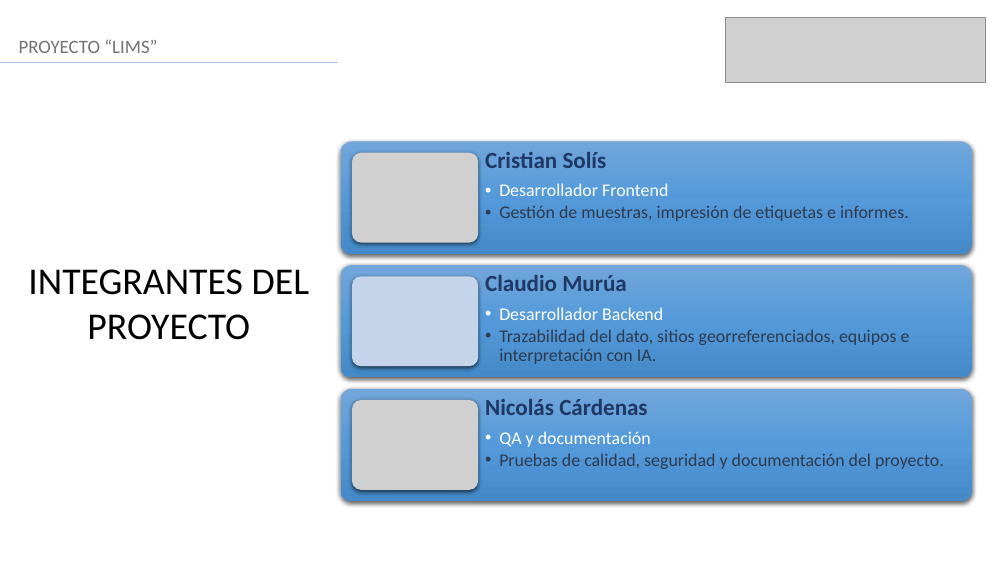
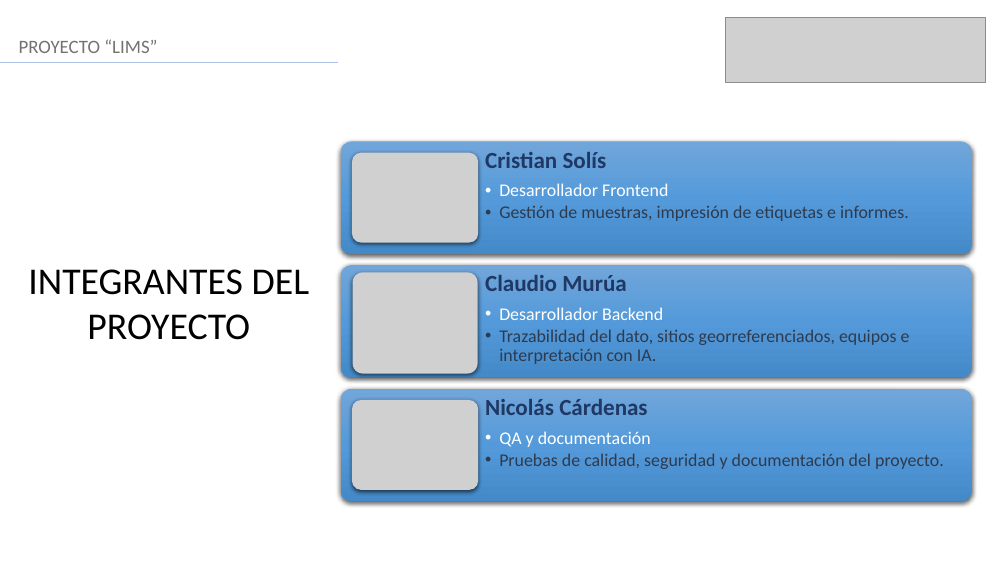
Before and after one commit to NicolasCardenas1/ConectaGo, a slide deck: slide 2 of Fase 3/Evidencias grupales/Presentacion Final del proyecto (Español).pptx. Drawn at 1008x567 pixels with LibreOffice and Linux fonts; fonts in the diff are those of the drawing; grey boxes stand for pictures. Boxes give left, top, right and bottom in pixels: in the first picture for what was removed or moved away, otherwise in the second. Text is boxed around its words. In the diff, an @@ line names an element or a change of style, - is before the commit and + after.

Commit message:
presentacion final
presentación con imagen de Claudio Murúa

```diff
--- a/Fase 3/Evidencias grupales/Presentacion Final del proyecto (Español).pptx
+++ b/Fase 3/Evidencias grupales/Presentacion Final del proyecto (Español).pptx
@@ rounded rectangle removed at (x1=352, y1=277, x2=479, y2=367) @@
@@ picture added at (x1=352, y1=272, x2=477, y2=374) @@
```
